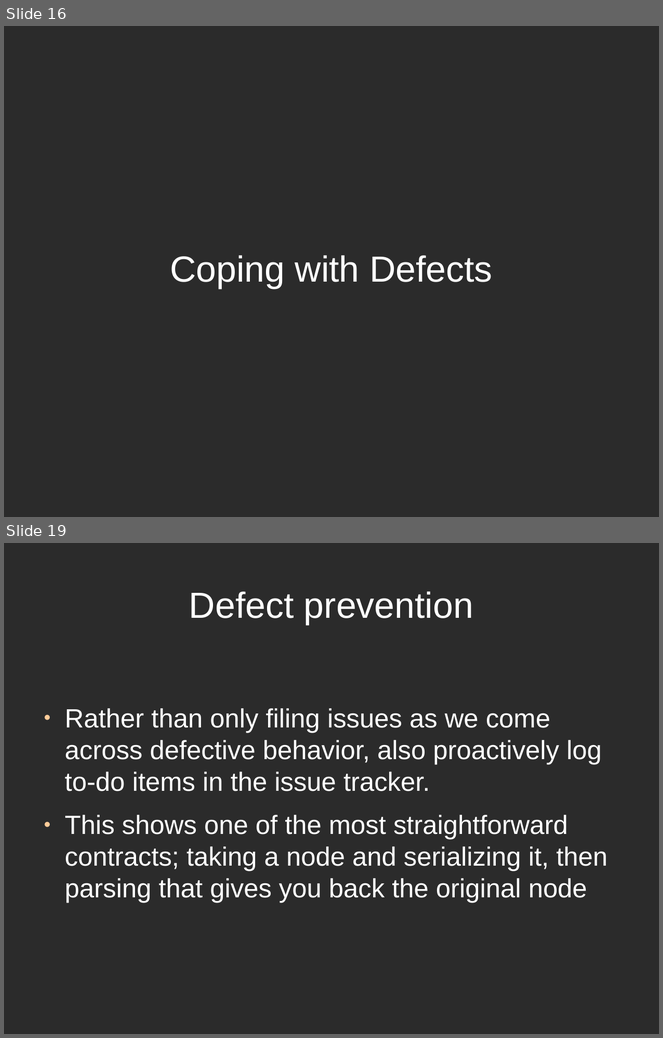
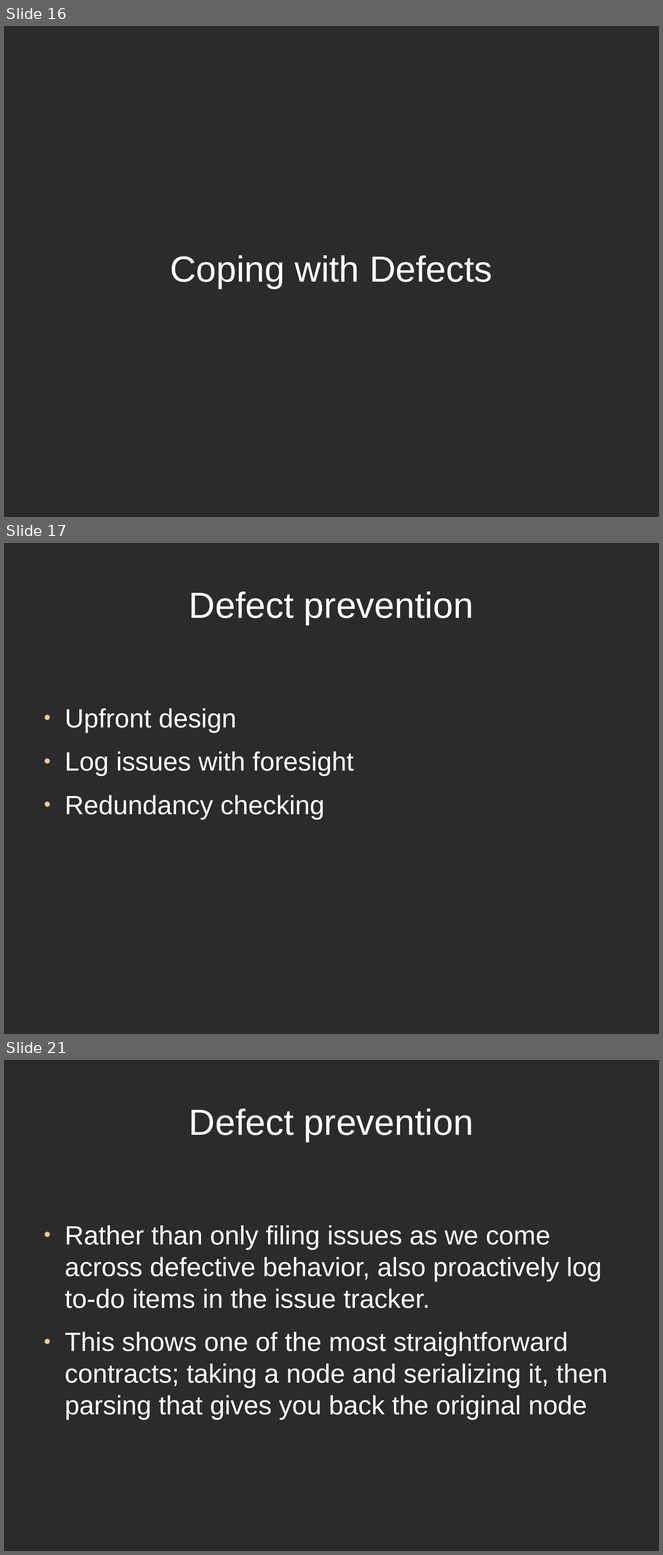
Before and after one commit to directrix1/se2, a slide deck: wip/SE2Presentation.odp. Shown one above the other, each under a label of ours: slides 16 and 19 before the commit, slides 16, 17 and 21 after it; the slides between them are not shown. The pictures are 663x1038 and 663x1555 pixels, drawn with LibreOffice and Linux fonts; fonts in the diff are those of the drawing; background and template pictures are left out; a plain dark background stands for a picture behind light text. Boxes give left, top, right and bottom in pixels: in the first picture for what was removed or moved away, otherwise in the second. Text is boxed around its words. In the diff, an @@ line names an element or a change of style, - is before the commit and + after.

```diff
--- a/wip/SE2Presentation.odp
+++ b/wip/SE2Presentation.odp
@@ slide 17 added at <box>4,543,659,1034</box>, background picture (left out) @@
@@ title added at <box>189,591,474,625</box>, 44 pt, text #FFFFFF @@
+Defect prevention
@@ text added at <box>65,708,354,820</box>, 32 pt, text #FFFFFF @@
+● Upfront design
+● Log issues with foresight
+● Redundancy checking
@@ what was slide 19 is now slide 21 @@
```
Also in this commit, not shown: 2 slides changed, 1 other slide added, 1 other file.
